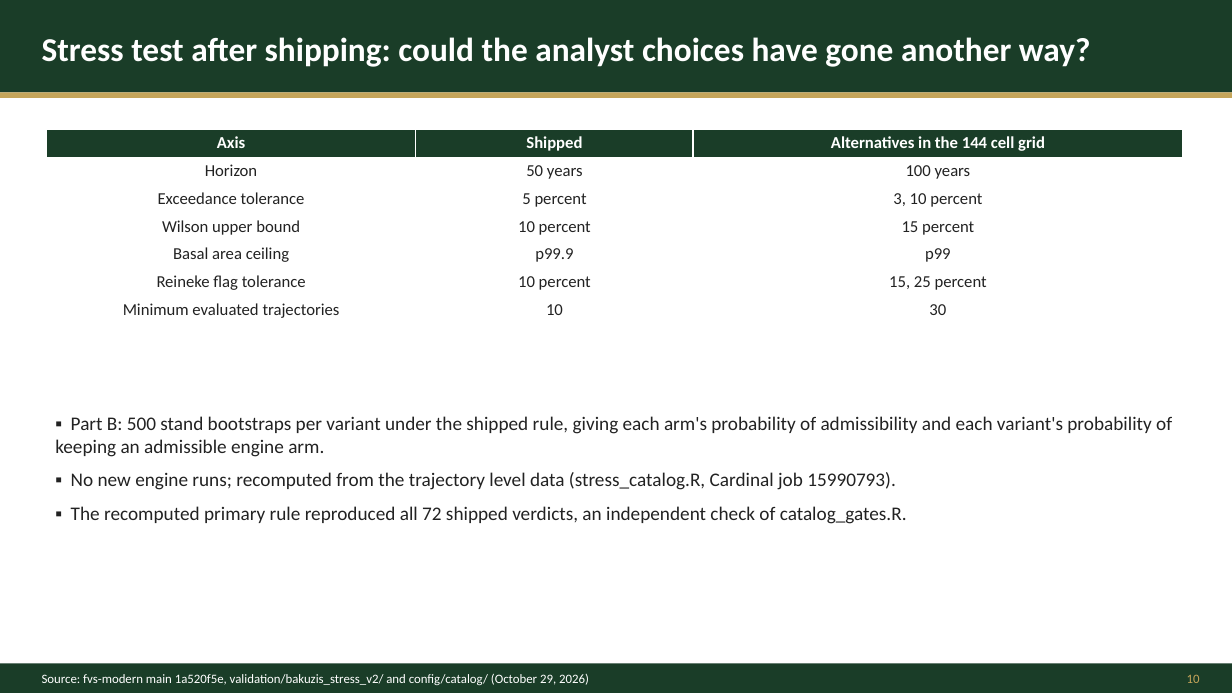
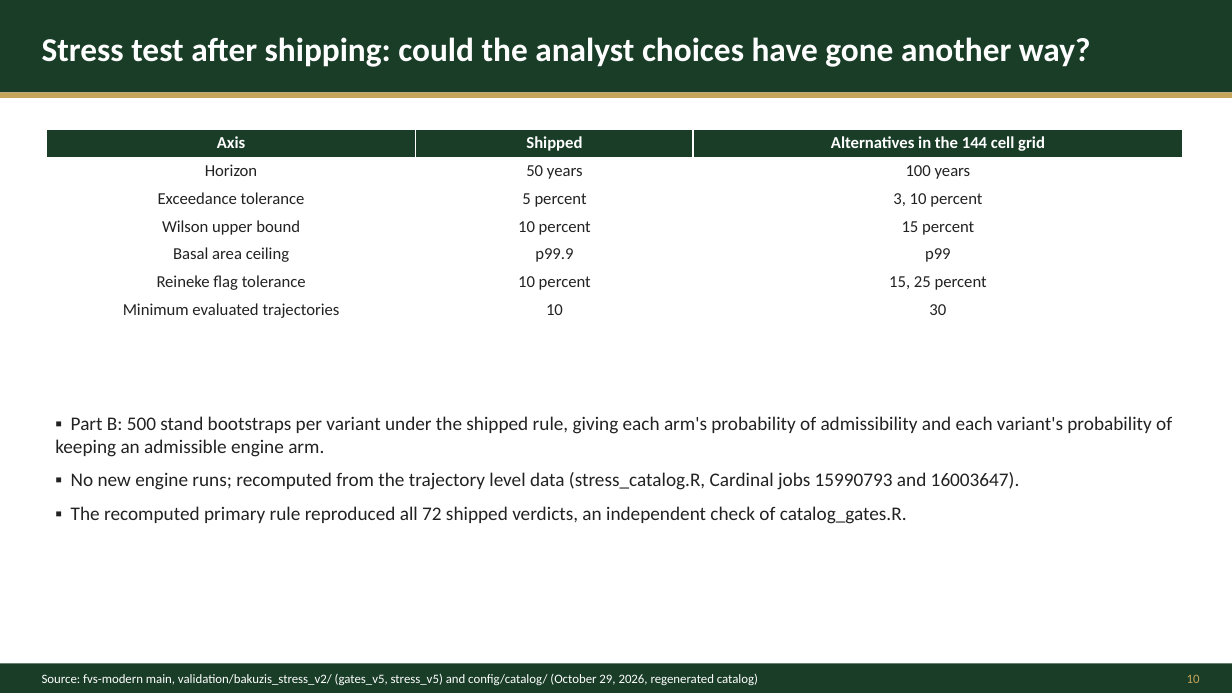
Before and after one commit to advanced-forestry-systems/fvs-modern, a slide deck: slide 10 of validation/bakuzis_stress_v2/release_20261029/deck/2026-10-29_fvs-modern-catalog-deck_DRAFT.pptx. Drawn at 1232x693 pixels with LibreOffice and Linux fonts; fonts in the diff are those of the drawing. Boxes give left, top, right and bottom in pixels: in the first picture for what was removed or moved away, otherwise in the second. Text is boxed around its words. In the diff, an @@ line names an element or a change of style, - is before the commit and + after.

```diff
--- a/validation/bakuzis_stress_v2/release_20261029/deck/2026-10-29_fvs-modern-catalog-deck_DRAFT.pptx
+++ b/validation/bakuzis_stress_v2/release_20261029/deck/2026-10-29_fvs-modern-catalog-deck_DRAFT.pptx
@@ text at (71, 472, 1020, 490): text changed @@
-▪ No new engine runs; recomputed from the trajectory level data (stress_catalog.R, Cardinal job 15990793).
+▪ No new engine runs; recomputed from the trajectory level data (stress_catalog.R, Cardinal jobs 15990793 and 16003647).
@@ text at (42, 674, 758, 685): text changed @@
-Source: fvs-modern main 1a520f5e, validation/bakuzis_stress_v2/ and config/catalog/ (October 29, 2026)
+Source: fvs-modern main, validation/bakuzis_stress_v2/ (gates_v5, stress_v5) and config/catalog/ (October 29, 2026, regenerated catalog)
```
Also in this commit, not shown: 10 other slides changed, 40 other files.
